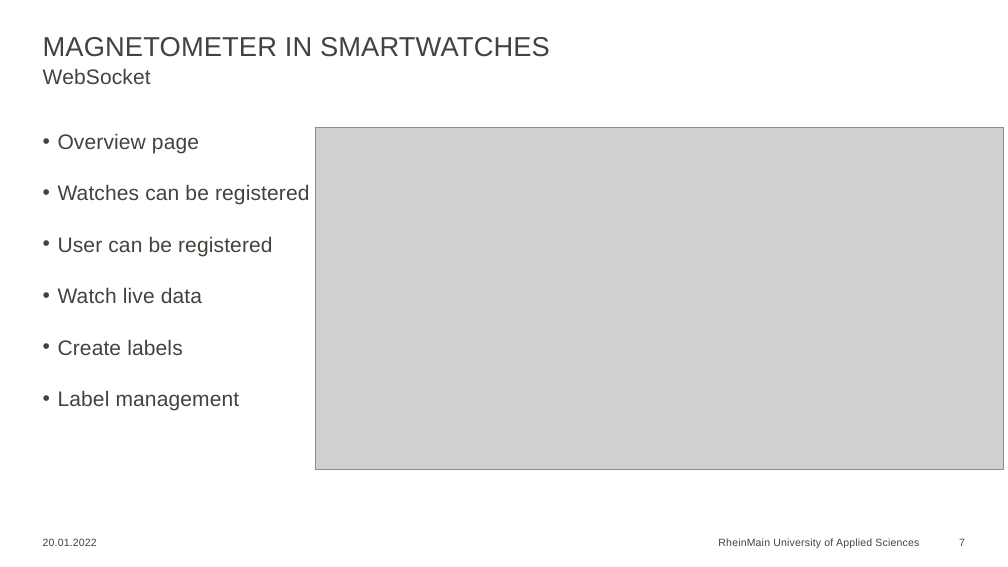
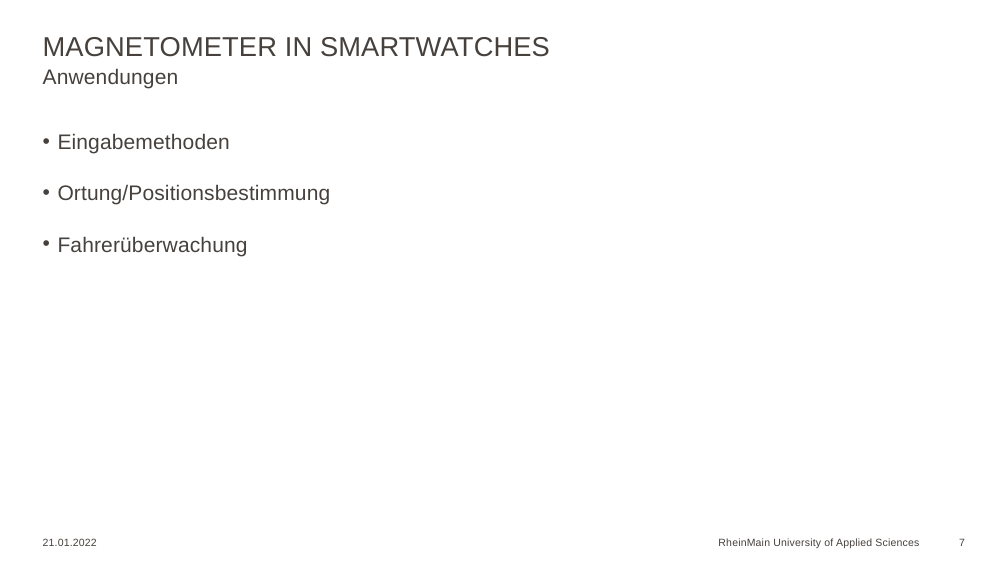
Before and after one commit to Georgios24816/hsrm, a slide deck: slide 7 of 5/Seminar/Georgios_Markou_10.odp. Drawn at 1008x567 pixels with LibreOffice and Linux fonts; fonts in the diff are those of the drawing; grey boxes stand for pictures; background and template pictures are left out. Boxes give left, top, right and bottom in pixels: in the first picture for what was removed or moved away, otherwise in the second. Text is boxed around its words. In the diff, an @@ line names an element or a change of style, - is before the commit and + after.

```diff
--- a/5/Seminar/Georgios_Markou_10.odp
+++ b/5/Seminar/Georgios_Markou_10.odp
@@ text at (x1=43, y1=68, x2=179, y2=89): text changed @@
-WebSocket
+Anwendungen
@@ text at (x1=58, y1=133, x2=331, y2=256): text changed @@
-• Overview page
-• Watches can be registered
-• User can be registered
-• Watch live data
-• Create labels
-• Label management
+• Eingabemethoden
+• Ortung/Positionsbestimmung
+• Fahrerüberwachung
@@ picture removed at (x1=316, y1=128, x2=1003, y2=470) @@
@@ text at (x1=43, y1=538, x2=97, y2=546): text changed @@
-20.01.2022
+21.01.2022
```
Also in this commit, not shown: 8 other slides changed, 1 slide added, 1 slide removed, 5 other files.
